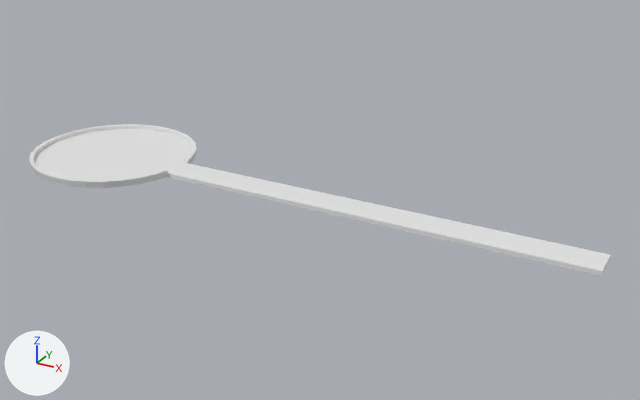
The FBX model Content/Geometry/Stage.fbx as it was, and as the next commit left it.
Camera for both pictures: a 50 mm camera at (149.7, -162.4, 81.1) aimed at (58.5, 3.3, -1.7). The axes (+X, +Y, +Z) are drawn at lower left. The lights are the same throughout. Where no turn or scale is listed for an object, it has been applied to the vertices.
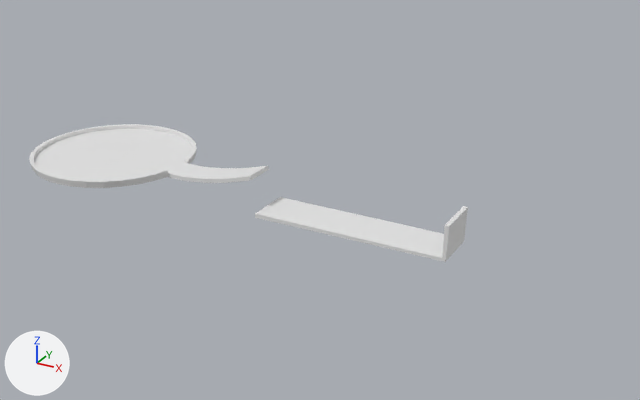
Where the newer file only moved an object's origin or applied its transform, the numbers keep the older frame.

What the commit changed:
me_cylinder_001 is used by ob_cylinder; location (0.0, 0.0, 0.0).
me_cylinder_001 had 132 vertices, 103 faces and spanned x -21.0..124.4, y -21.0..21.0, z -1.0..1.0.
me_cylinder_001 now has 160 vertices, 129 faces and spans x -21.0..93.6, y -21.0..21.0, z -5.4..3.9.
Part 1, on me_cylinder_001:
4 vertices are removed from x 124.4, y -3.9..3.9, z -1.0..0.0.
5 faces are deleted.
18 vertices are added at x 26.9..93.6, y -5.6..3.9, z -5.4..3.9.
8 new vertices lie (0.0, 7.8, 0.0) away from vertices in x 31.0..44.4, y -3.9, z -0.2..3.9.
6 new vertices lie (0.0, 11.1, 0.0) away from vertices in x 46.2..93.6, y -5.6, z -5.4..3.1.
31 new faces join them.

Pixel boxes [x1, y1, x2, y2] of what changed, in the pictures (640 x 400 px):
'Cylinder', reshaped (25% narrower, 9% shorter): before [29, 124, 611, 276]; after [29, 124, 468, 262]
part 1 of me_cylinder_001, built on: before [187, 168, 611, 276]; after [187, 166, 468, 262]
